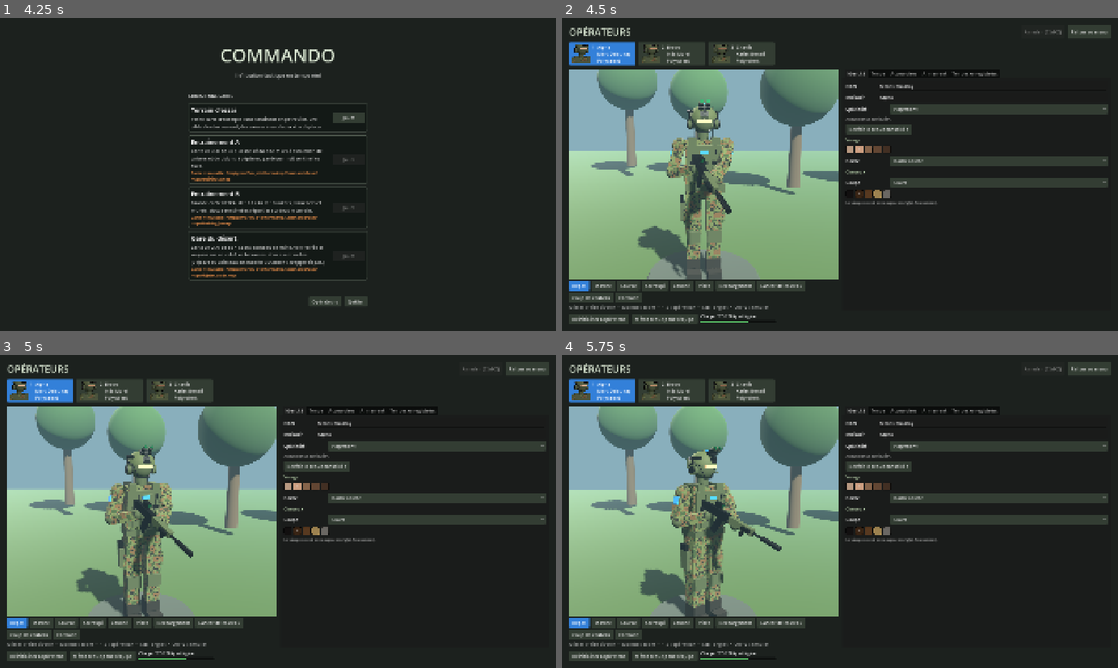
Above: before the commit, frames 1-4 (two rows, left to right).
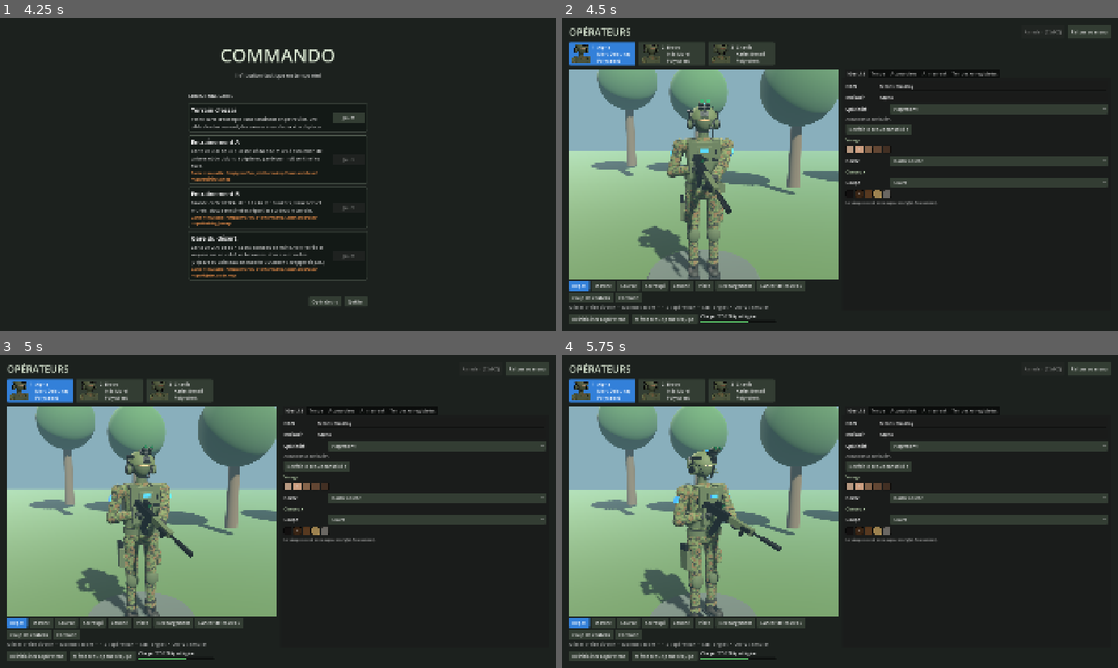
Above: after the commit, the same moments.

Repository: HackTechDev/Commando
Game: Godot game, scene res://scenes/ui/main_menu.tscn
Two runs of this game, one before a commit and one after it. Both use one fixed random seed, a clock stepped at 60 frames per second and the inputs below.
Inputs:
- Up to frame 1 (4.25 s): click "Jouer" at 0.5 s; click "Jouer" at 1.25 s; click "Opérateurs" at 2 s; click "Toute l'équipe en Woodland" at 2.75 s; click "Annuler" at 3.5 s
- Up to frame 2 (4.5 s): click "Opérateurs" at 4.25 s
- Up to frame 3 (5 s): no input
- Up to frame 4 (5.75 s): click "1 Alpha Marc Delaunay Polyval…" at 5 s

Frame 1 is identical in both runs. In frame 2, 1.7% of the frame differs, in the area x 1-31%, y 9-84%; in frame 3, 1.8%; in frame 4, 2.0%, in the area x 1-32%, y 9-84%.

Commit message:
Opérateurs : visage et corps retravaillés
Tête lisse d'un seul maillage (yeux, sourcils, nez, bouche, oreilles,
barbes), membres galbés, mains gantées, bottes détaillées, gilet plus
complet. Mêmes articulations : animations inchangées.

Co-Authored-By: Claude Opus 5.5 <noreply@anthropic.com>

Diff:
--- a/scripts/units/soldier_model.gd
+++ b/scripts/units/soldier_model.gd
@@ -455,6 +455,12 @@
 var _m_red: StandardMaterial3D
 var _m_grenade: StandardMaterial3D
 var _m_explosive: StandardMaterial3D
+var _m_glove: StandardMaterial3D
+var _m_sole: StandardMaterial3D
+var _m_eye: StandardMaterial3D
+var _m_iris: StandardMaterial3D
+var _m_lip: StandardMaterial3D
+var _m_stubble: StandardMaterial3D
 
 
 func _ready() -> void:
@@ -491,6 +497,12 @@
 		_m_skin = _mat(GearCatalog.SKINS[outfit.skin], 0.8)
 		_m_hair = _mat(GearCatalog.HAIR_COLORS[outfit.hair_color], 0.9)
 	_m_dark = _mat(Color(0.05, 0.05, 0.05), 0.4)
+	_m_glove = _mat(Color(0.13, 0.13, 0.12), 0.8)
+	_m_sole = _mat(Color(0.06, 0.06, 0.06), 0.9)
+	_m_eye = _mat(Color(0.9, 0.9, 0.86), 0.3)
+	_m_iris = _mat(Color(0.12, 0.08, 0.05), 0.2)
+	_m_lip = _mat((_m_skin.albedo_color as Color).darkened(0.25).lerp(Color(0.6, 0.25, 0.22), 0.25), 0.6)
+	_m_stubble = _mat((_m_skin.albedo_color as Color).lerp(_m_hair.albedo_color, 0.55), 0.95)
 	_m_red = _mat(Color(0.75, 0.1, 0.08), 0.6)
 	_m_grenade = _mat(Color(0.2, 0.24, 0.16), 0.6, 0.2)
 	_m_explosive = _mat(Color(0.62, 0.55, 0.38), 0.85)
@@ -1376,17 +1388,30 @@
 func _build_legs() -> void:
 	for side: float in [-1.0, 1.0]:
 		var leg := _pivot(_hips, Vector3(0.11 * side, 0.0, 0.0), "LegL" if side < 0.0 else "LegR")
-		_box(leg, Vector3(0.16, THIGH_LENGTH, 0.18), Vector3(0.0, -0.22, 0.0), _m_pants)
-		# Poche cargo.
-		_box(leg, Vector3(0.04, 0.16, 0.13), Vector3(0.09 * side, -0.24, 0.0), _m_pants)
+		# Haut de cuisse (fessier) et cuisse effilée vers le genou.
+		_ellipsoid(leg, 0.088, Vector3(1.0, 0.9, 1.08), Vector3(0.0, -0.03, 0.005), _m_pants)
+		_tapered(leg, 0.084, 0.063, THIGH_LENGTH, Vector3(0.0, -0.22, 0.0), _m_pants).scale.z = 1.08
+		# Poche cargo et son rabat.
+		_box(leg, Vector3(0.035, 0.13, 0.115), Vector3(0.078 * side, -0.25, 0.0), _m_pants)
+		_box(leg, Vector3(0.042, 0.03, 0.122), Vector3(0.08 * side, -0.175, 0.0), _m_pants)
 		var knee := _pivot(leg, Vector3(0.0, -THIGH_LENGTH, 0.0), "Knee")
-		_box(knee, Vector3(0.14, 0.40, 0.16), Vector3(0.0, -0.20, 0.0), _m_pants)
+		_sphere(knee, 0.064, Vector3.ZERO, _m_pants)
+		# Jambe et mollet, bas du pantalon bouffant sur la botte.
+		_tapered(knee, 0.062, 0.05, 0.34, Vector3(0.0, -0.18, 0.0), _m_pants).scale.z = 1.08
+		_ellipsoid(knee, 0.056, Vector3(0.95, 1.7, 0.9), Vector3(0.0, -0.13, 0.016), _m_pants)
+		_tapered(knee, 0.056, 0.064, 0.05, Vector3(0.0, -0.335, 0.0), _m_pants)
 		if _wears(&"knee_pads"):
-			_box(knee, Vector3(0.15, 0.13, 0.07), Vector3(0.0, -0.02, -0.085), _m_gear).name = "KneePad"
-		# Botte (tige + semelle) articulée à la cheville.
+			var pad := _ellipsoid(knee, 0.072, Vector3(1.0, 1.15, 0.55), Vector3(0.0, -0.02, -0.05), _m_gear)
+			pad.name = "KneePad"
+			_tapered(knee, 0.066, 0.066, 0.016, Vector3(0.0, -0.07, 0.0), _m_weapon)
+		# Botte : tige, empeigne arrondie, lacets, semelle crantée.
 		var ankle := _pivot(knee, Vector3(0.0, -SHIN_LENGTH, 0.0), "Ankle")
-		_box(ankle, Vector3(0.15, 0.16, 0.18), Vector3(0.0, 0.04, 0.0), _m_boot)
-		_box(ankle, Vector3(0.15, 0.09, 0.30), Vector3(0.0, -0.035, -0.05), _m_boot)
+		_tapered(ankle, 0.058, 0.064, 0.15, Vector3(0.0, 0.035, 0.002), _m_boot)
+		var foot := _capsule(ankle, 0.056, 0.27, Vector3(0.0, -0.026, -0.05), _m_boot)
+		foot.rotation.x = PI / 2.0
+		foot.scale = Vector3(1.0, 1.0, 0.72)
+		_box(ankle, Vector3(0.04, 0.008, 0.11), Vector3(0.0, 0.016, -0.085), _m_weapon).rotation.x = -0.25
+		_box(ankle, Vector3(0.118, 0.026, 0.285), Vector3(0.0, -0.067, -0.05), _m_sole)
 		if side < 0.0:
 			_leg_l = leg
 			_knee_l = knee
@@ -1400,39 +1425,46 @@
 
 func _build_torso() -> void:
 	_torso = _pivot(_hips, Vector3.ZERO, "Torso")
-	# Bassin et ceinturon de combat.
-	_box(_torso, Vector3(0.36, 0.14, 0.22), Vector3(0.0, 0.02, 0.0), _m_pants)
-	_box(_torso, Vector3(0.39, 0.06, 0.25), Vector3(0.0, 0.08, 0.0), _m_gear)
+	# Bassin, ceinturon (boucle, poche).
+	_ellipsoid(_torso, 0.19, Vector3(1.0, 0.55, 0.66), Vector3(0.0, 0.03, 0.0), _m_pants)
+	_tapered(_torso, 0.2, 0.2, 0.055, Vector3(0.0, 0.085, 0.0), _m_gear).scale.z = 0.68
+	_box(_torso, Vector3(0.06, 0.045, 0.02), Vector3(0.0, 0.085, -0.137), _m_weapon)
 	_box(_torso, Vector3(0.07, 0.09, 0.06), Vector3(-0.2, 0.05, 0.0), _m_gear)
-	# Buste.
-	_box(_torso, Vector3(0.38, 0.46, 0.22), Vector3(0.0, 0.33, 0.0), _m_top)
-	var front := -0.11
+	# Buste : taille, poitrine plus large, épaules arrondies, col.
+	_tapered(_torso, 0.165, 0.172, 0.2, Vector3(0.0, 0.2, 0.0), _m_top).scale.z = 0.62
+	_tapered(_torso, 0.2, 0.168, 0.24, Vector3(0.0, 0.4, 0.0), _m_top).scale.z = 0.6
+	var shoulders := _capsule(_torso, 0.07, 0.52, Vector3(0.0, 0.5, 0.0), _m_top)
+	shoulders.rotation.z = PI / 2.0
+	shoulders.scale = Vector3(1.0, 1.0, 0.95)
+	_tapered(_torso, 0.068, 0.08, 0.04, Vector3(0.0, 0.565, 0.005), _m_top)
+	var front := -0.12
 	if _wears(&"vest"):
-		front = -0.14
+		front = -0.155
 		var vest := _pivot(_torso, Vector3.ZERO, "Vest")
-		# Porte-plaques.
-		_box(vest, Vector3(0.36, 0.36, 0.28), Vector3(0.0, 0.33, 0.0), _m_gear)
-		_box(vest, Vector3(0.41, 0.14, 0.20), Vector3(0.0, 0.22, 0.0), _m_gear)
-		# Bretelles.
+		# Porte-plaques : ceinture élastique, plaques avant et arrière, bretelles.
+		_tapered(vest, 0.205, 0.2, 0.15, Vector3(0.0, 0.22, 0.0), _m_gear).scale.z = 0.7
+		_box(vest, Vector3(0.3, 0.29, 0.035), Vector3(0.0, 0.4, -0.137), _m_gear)
+		_box(vest, Vector3(0.31, 0.33, 0.035), Vector3(0.0, 0.38, 0.135), _m_gear)
 		for side: float in [-1.0, 1.0]:
-			_box(vest, Vector3(0.08, 0.07, 0.26), Vector3(0.12 * side, 0.545, 0.0), _m_gear)
-		# Trois porte-chargeurs.
+			_box(vest, Vector3(0.075, 0.028, 0.29), Vector3(0.12 * side, 0.556, 0.0), _m_gear)
+		# Trois porte-chargeurs à rabat.
 		for i in 3:
-			var x := (float(i) - 1.0) * 0.105
-			_box(vest, Vector3(0.09, 0.17, 0.05), Vector3(x, 0.24, -0.16), _m_gear)
-			_box(vest, Vector3(0.06, 0.04, 0.035), Vector3(x, 0.34, -0.155), _m_weapon)
+			var x := (float(i) - 1.0) * 0.1
+			_box(vest, Vector3(0.088, 0.16, 0.05), Vector3(x, 0.27, -0.177), _m_gear)
+			_box(vest, Vector3(0.06, 0.035, 0.035), Vector3(x, 0.365, -0.17), _m_weapon)
+			_box(vest, Vector3(0.09, 0.012, 0.054), Vector3(x, 0.35, -0.178), _m_gear)
 		# Poche utilitaire et écusson de poitrine.
-		_box(vest, Vector3(0.14, 0.07, 0.03), Vector3(0.0, 0.44, -0.15), _m_gear)
-		_box(vest, Vector3(0.08, 0.035, 0.01), Vector3(0.0, 0.445, -0.168), _m_team)
+		_box(vest, Vector3(0.14, 0.07, 0.03), Vector3(0.0, 0.46, -0.168), _m_gear)
+		_box(vest, Vector3(0.08, 0.035, 0.01), Vector3(0.0, 0.465, -0.186), _m_team)
 	else:
 		# Sans gilet : poche de poitrine et écusson sur la veste, chargeurs au
 		# ceinturon.
-		_box(_torso, Vector3(0.1, 0.09, 0.02), Vector3(0.09, 0.4, -0.115), _m_top)
-		_box(_torso, Vector3(0.07, 0.03, 0.01), Vector3(0.09, 0.47, -0.115), _m_team)
+		_box(_torso, Vector3(0.1, 0.09, 0.02), Vector3(0.09, 0.4, -0.122), _m_top)
+		_box(_torso, Vector3(0.07, 0.03, 0.01), Vector3(0.09, 0.465, -0.122), _m_team)
 		for x: float in [-0.07, 0.07]:
-			_box(_torso, Vector3(0.07, 0.12, 0.05), Vector3(x, 0.03, -0.14), _m_gear)
-			_box(_torso, Vector3(0.05, 0.03, 0.03), Vector3(x, 0.1, -0.14), _m_weapon)
-	var back := 0.14 if _wears(&"vest") else 0.11
+			_box(_torso, Vector3(0.07, 0.12, 0.05), Vector3(x, 0.03, -0.145), _m_gear)
+			_box(_torso, Vector3(0.05, 0.03, 0.03), Vector3(x, 0.1, -0.145), _m_weapon)
+	var back := 0.15 if _wears(&"vest") else 0.12
 	if _wears(&"backpack"):
 		# Sac d'assaut.
 		var pack := _pivot(_torso, Vector3.ZERO, "Backpack")
@@ -1512,13 +1544,13 @@
 func _build_head() -> void:
 	_head = _pivot(_torso, Vector3(0.0, 0.57, 0.0), "Head")
 	var masked := _wears(&"balaclava")
-	_cylinder(_head, 0.06, 0.10, Vector3(0.0, 0.03, 0.0), _m_gear if masked else _m_skin)
+	_tapered(_head, 0.05, 0.057, 0.12, Vector3(0.0, 0.035, 0.008), _m_gear if masked else _m_skin)
 	if masked:
-		# Tête sous cagoule, bande des yeux.
-		var head := _sphere(_head, 0.112, Vector3(0.0, 0.17, 0.0), _m_gear)
-		head.name = "Balaclava"
-		head.scale = Vector3(1.0, 1.12, 1.05)
-		_box(_head, Vector3(0.15, 0.04, 0.03), Vector3(0.0, 0.185, -0.105), _m_skin)
+		# Tête sous cagoule : seuls les yeux et l'arête du nez se voient.
+		_head_shape(_m_gear).name = "Balaclava"
+		var opening := _ellipsoid(_head, 0.06, Vector3(1.05, 0.36, 0.5), Vector3(0.0, 0.192, -0.078), _m_skin)
+		opening.name = "EyeOpening"
+		_build_eyes()
 	else:
 		_build_face()
 	if outfit:
@@ -1562,42 +1594,108 @@
 
 ## Visage découvert : tête, yeux, sourcils, nez, cheveux et barbe d'`outfit`.
 func _build_face() -> void:
-	var head := _sphere(_head, 0.112, Vector3(0.0, 0.17, 0.0), _m_skin)
-	head.name = "Face"
-	head.scale = Vector3(1.0, 1.12, 1.05)
+	_head_shape(_m_skin).name = "Face"
 	for side: float in [-1.0, 1.0]:
-		_box(_head, Vector3(0.026, 0.012, 0.01), Vector3(0.04 * side, 0.19, -0.114), _m_dark)
-		_box(_head, Vector3(0.036, 0.009, 0.012), Vector3(0.04 * side, 0.207, -0.112), _m_hair)
-	_box(_head, Vector3(0.024, 0.04, 0.025), Vector3(0.0, 0.163, -0.12), _m_skin)
+		# Oreille.
+		_ellipsoid(_head, 0.024, Vector3(0.45, 1.0, 0.75), Vector3(0.1 * side, 0.18, 0.014), _m_skin)
+	_build_eyes()
+	# Nez : arête et bout, bouche.
+	var bridge := _box(_head, Vector3(0.02, 0.048, 0.022), Vector3(0.0, 0.168, -0.1), _m_skin)
+	bridge.rotation.x = -0.3
+	_ellipsoid(_head, 0.014, Vector3(1.25, 0.9, 1.0), Vector3(0.0, 0.147, -0.111), _m_skin)
+	var beard := &"none" if outfit == null else outfit.beard
+	var lips_depth := {&"none": -0.108, &"stubble": -0.116, &"full": -0.131}[beard] as float
+	_ellipsoid(_head, 0.02, Vector3(1.5, 0.32, 0.5), Vector3(0.0, 0.119, lips_depth), _m_lip).name = "Mouth"
 	var style := &"short" if outfit == null else outfit.hair_style
 	# Sous un couvre-chef, seuls l'arrière du crâne et la queue de cheval
 	# dépassent.
 	var covered := outfit != null and outfit.headwear != &"none"
-	if style != &"shaved" and covered:
-		_box(_head, Vector3(0.18, 0.08, 0.03), Vector3(0.0, 0.18, 0.105), _m_hair)
-	elif style != &"shaved":
-		var cap := SphereMesh.new()
-		cap.radius = 0.118
-		cap.height = 0.118
-		cap.is_hemisphere = true
-		var hair := _mesh(_head, cap, Vector3(0.0, 0.215, 0.006), _m_hair)
-		hair.name = "Hair"
-		hair.scale = Vector3(1.0, 0.75, 1.08)
-		# Arrière du crâne.
-		_box(_head, Vector3(0.18, 0.08, 0.03), Vector3(0.0, 0.18, 0.105), _m_hair)
+	if style != &"shaved":
+		# Arrière et côtés du crâne.
+		_ellipsoid(_head, 0.1, Vector3(0.96, 0.72, 0.92), Vector3(0.0, 0.2, 0.042), _m_hair)
+		if not covered:
+			var cap := SphereMesh.new()
+			cap.radius = 0.11
+			cap.height = 0.11
+			cap.is_hemisphere = true
+			var hair := _mesh(_head, cap, Vector3(0.0, 0.212, 0.012), _m_hair)
+			hair.name = "Hair"
+			hair.scale = Vector3(0.96, 0.92, 1.05)
+			hair.rotation.x = 0.3
 	match style:
 		&"ponytail":
-			var tail := _cylinder(_head, 0.024, 0.14, Vector3(0.0, 0.15, 0.135), _m_hair)
+			var tail := _capsule(_head, 0.024, 0.15, Vector3(0.0, 0.15, 0.135), _m_hair)
 			tail.rotation.x = 0.45
+			_sphere(_head, 0.018, Vector3(0.0, 0.195, 0.12), _m_gear)
 		&"mohawk":
 			if not covered:
-				_box(_head, Vector3(0.035, 0.05, 0.23), Vector3(0.0, 0.3, 0.0), _m_hair)
-	match &"none" if outfit == null else outfit.beard:
+				_box(_head, Vector3(0.032, 0.05, 0.22), Vector3(0.0, 0.31, 0.005), _m_hair)
+	match beard:
 		&"stubble":
-			_box(_head, Vector3(0.15, 0.06, 0.05), Vector3(0.0, 0.105, -0.085), _m_hair).name = "Beard"
+			_ellipsoid(_head, 0.082, Vector3(1.07, 0.9, 1.12), Vector3(0.0, 0.124, -0.022), _m_stubble).name = "Beard"
 		&"full":
-			_box(_head, Vector3(0.18, 0.09, 0.07), Vector3(0.0, 0.1, -0.07), _m_hair).name = "Beard"
-			_box(_head, Vector3(0.1, 0.05, 0.05), Vector3(0.0, 0.065, -0.08), _m_hair)
+			_ellipsoid(_head, 0.088, Vector3(1.1, 1.0, 1.15), Vector3(0.0, 0.11, -0.028), _m_hair).name = "Beard"
+			_ellipsoid(_head, 0.022, Vector3(1.8, 0.45, 0.6), Vector3(0.0, 0.132, -0.128), _m_hair)
+
+
+## Volume de la tête : un seul maillage lissé, crâne arrondi et mâchoire
+## plus étroite jusqu'au menton (partagé par tous les modèles).
+func _head_shape(material: Material) -> MeshInstance3D:
+	var head := MeshInstance3D.new()
+	head.mesh = _head_mesh()
+	head.material_override = material
+	_head.add_child(head)
+	return head
+
+
+const HEAD_CENTER := Vector3(0.0, 0.195, 0.008)
+## Demi-largeur, demi-hauteurs (au-dessus et au-dessous du centre) et
+## demi-profondeur de la tête.
+const HEAD_RADII := Vector4(0.0998, 0.1134, 0.141, 0.11)
+
+static var _head_cache: ArrayMesh
+
+
+static func _head_mesh() -> ArrayMesh:
+	if _head_cache:
+		return _head_cache
+	var rings := 18
+	var segments := 28
+	var tool := SurfaceTool.new()
+	tool.begin(Mesh.PRIMITIVE_TRIANGLES)
+	for i in rings + 1:
+		var theta := PI * i / rings
+		for j in segments + 1:
+			var phi := TAU * j / segments
+			var d := Vector3(sin(theta) * sin(phi), cos(theta), -sin(theta) * cos(phi))
+			# Sous le centre, la tête se resserre (mâchoire) et le menton avance.
+			var t := maxf(-d.y, 0.0)
+			var x := d.x * HEAD_RADII.x * (1.0 - 0.2 * t * t)
+			var y := d.y * (HEAD_RADII.y if d.y > 0.0 else HEAD_RADII.z)
+			var z := d.z * HEAD_RADII.w * (1.0 - 0.12 * t * t)
+			if d.z < 0.0:
+				z *= 1.0 + 0.08 * t
+			tool.set_uv(Vector2(float(j) / segments, float(i) / rings))
+			tool.add_vertex(HEAD_CENTER + Vector3(x, y, z))
+	for i in rings:
+		for j in segments:
+			var a := i * (segments + 1) + j
+			var b := a + segments + 1
+			# Faces avant dans le sens horaire, vues de l'extérieur.
+			for index: int in [a, b, a + 1, a + 1, b, b + 1]:
+				tool.add_index(index)
+	tool.generate_normals()
+	_head_cache = tool.commit()
+	return _head_cache
+
+
+## Yeux (blanc et iris) et sourcils.
+func _build_eyes() -> void:
+	for side: float in [-1.0, 1.0]:
+		_ellipsoid(_head, 0.013, Vector3(1.1, 0.6, 0.5), Vector3(0.037 * side, 0.192, -0.094), _m_eye)
+		_sphere(_head, 0.0062, Vector3(0.036 * side, 0.192, -0.098), _m_iris)
+		var brow := _box(_head, Vector3(0.036, 0.008, 0.012), Vector3(0.038 * side, 0.211, -0.097), _m_hair)
+		brow.rotation.z = -0.12 * side
 
 
 ## Casquette, chapeau de brousse ou bonnet, dans la couleur du couvre-chef.
@@ -1995,14 +2093,18 @@
 ## Au repos (rotations nulles), le bras pend vers le bas.
 func _build_arm(side: float) -> void:
 	var shoulder := _pivot(_torso, _shoulder_position(side), "ShoulderL" if side < 0.0 else "ShoulderR")
-	_sphere(shoulder, 0.078, Vector3.ZERO, _m_top)
-	_box(shoulder, Vector3(0.115, UPPER_ARM_LENGTH, 0.125), Vector3(0.0, -UPPER_ARM_LENGTH * 0.5, 0.0), _m_top)
-	# Écusson d'équipe sur l'épaule.
-	_box(shoulder, Vector3(0.012, 0.075, 0.075), Vector3(0.064 * side, -0.09, 0.0), _m_team)
+	# Épaule, bras effilé, écusson d'équipe.
+	_sphere(shoulder, 0.072, Vector3.ZERO, _m_top)
+	_tapered(shoulder, 0.064, 0.052, UPPER_ARM_LENGTH, Vector3(0.0, -UPPER_ARM_LENGTH * 0.5, 0.0), _m_top)
+	_box(shoulder, Vector3(0.012, 0.07, 0.07), Vector3(0.063 * side, -0.085, 0.0), _m_team)
+	# Coude, avant-bras, manchette et main gantée (pouce vers l'avant).
 	var elbow := _pivot(shoulder, Vector3(0.0, -UPPER_ARM_LENGTH, 0.0), "Elbow")
-	_sphere(elbow, 0.062, Vector3.ZERO, _m_gear)
-	_box(elbow, Vector3(0.095, FOREARM_LENGTH, 0.105), Vector3(0.0, -FOREARM_LENGTH * 0.5, 0.0), _m_top)
-	_sphere(elbow, 0.058, Vector3(0.0, -FOREARM_LENGTH, 0.0), _m_gear)
+	_sphere(elbow, 0.053, Vector3.ZERO, _m_top)
+	_tapered(elbow, 0.052, 0.043, FOREARM_LENGTH - 0.04, Vector3(0.0, -(FOREARM_LENGTH - 0.04) * 0.5, 0.0), _m_top)
+	_tapered(elbow, 0.047, 0.045, 0.04, Vector3(0.0, -FOREARM_LENGTH + 0.03, 0.0), _m_glove)
+	_ellipsoid(elbow, 0.044, Vector3(0.72, 1.15, 1.0), Vector3(0.0, -FOREARM_LENGTH - 0.012, 0.0), _m_glove).name = "Hand"
+	var thumb := _capsule(elbow, 0.014, 0.06, Vector3(-0.018 * side, -FOREARM_LENGTH + 0.005, -0.03), _m_glove)
+	thumb.rotation.x = 0.6
 	_arm_joints.append(shoulder)
 	_arm_joints.append(elbow)
 	if side < 0.0:
@@ -2096,6 +2198,33 @@
 	return _mesh(parent, mesh, at, material)
 
 
+## Tronc de cône (membres, buste) : rayons du haut et du bas.
+func _tapered(parent: Node3D, top: float, bottom: float, height: float, at: Vector3, material: Material) -> MeshInstance3D:
+	var mesh := CylinderMesh.new()
+	mesh.top_radius = top
+	mesh.bottom_radius = bottom
+	mesh.height = height
+	mesh.radial_segments = 20
+	mesh.rings = 1
+	return _mesh(parent, mesh, at, material)
+
+
+func _capsule(parent: Node3D, radius: float, height: float, at: Vector3, material: Material) -> MeshInstance3D:
+	var mesh := CapsuleMesh.new()
+	mesh.radius = radius
+	mesh.height = height
+	mesh.radial_segments = 16
+	mesh.rings = 6
+	return _mesh(parent, mesh, at, material)
+
+
+## Sphère déformée (`proportions` : facteurs par axe).
+func _ellipsoid(parent: Node3D, radius: float, proportions: Vector3, at: Vector3, material: Material) -> MeshInstance3D:
+	var piece := _sphere(parent, radius, at, material)
+	piece.scale = proportions
+	return piece
+
+
 func _cylinder(parent: Node3D, radius: float, height: float, at: Vector3, material: Material) -> MeshInstance3D:
 	var mesh := CylinderMesh.new()
 	mesh.top_radius = radius
Not shown, changed: CHANGELOG.md
Not shown, changed: DECISIONS.md
